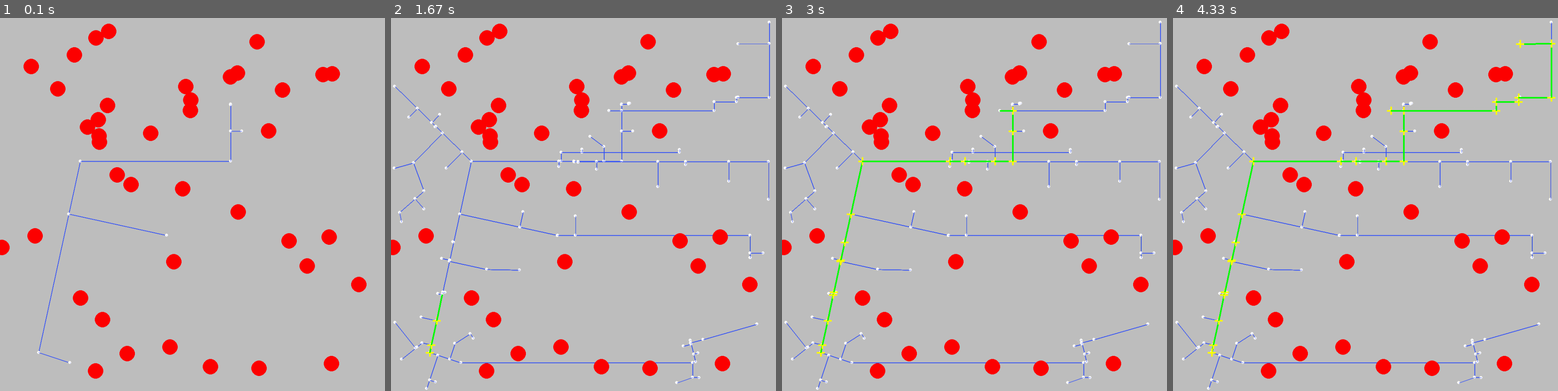
Above: before the commit, frames 1-4 (left to right).
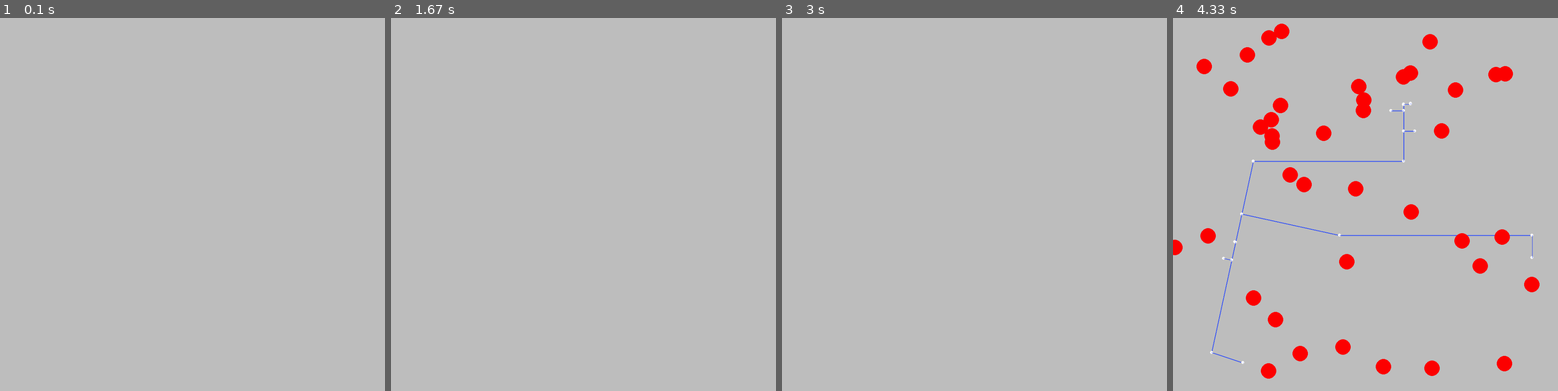
Above: after the commit, the same moments.

Repository: DoYouEvenStackSmash/planning-algorithms-exercises
Game: pygame game, started from src/ch5/random-dense-tree/triangle-driver.py
Same seed, same stepped clock (60 frames per second), same inputs: the game is played once before the commit and once after it.
Inputs:
- Up to frame 1 (0.1 s): no input
- Up to frame 2 (1.67 s): no input
- Up to frame 3 (3 s): no input
- Up to frame 4 (4.33 s): no input

The runs differ from the first frame. In frame 1, 5.5% of the frame differs, in the area x 0-96%, y 1-97%; in frame 2, 7.2%; in frame 3, 7.5%, in the area x 0-99%, y 0-100%; in frame 4, 2.3%.

Commit message:
moving some changes

Diff:
--- a/src/ch5/random-dense-tree/triangle-driver.py
+++ b/src/ch5/random-dense-tree/triangle-driver.py
@@ -298,7 +298,7 @@
             pafn.frame_draw_dot(screen, o_center, pafn.colors["red"], obs_rad, obs_rad)
 
         pygame.display.update()
-        time.sleep(0.01)
+        time.sleep(0.05)
         if target_pt == goal_pt:
             print("path found!")
             break
@@ -364,6 +364,7 @@
     screen = pafn.create_display(1000, 1000)
     pafn.clear_frame(screen)
     pygame.display.update()
+    time.sleep(3)
     # sequence_test(screen, pl)
     sequence_with_goal_test(screen, pl)
     # triangle_test(screen)
Renamed: src/ch5/2d-incremental-collision-checking/json-polygons/obstacle.json -> src/custom/collision-chain/obstacle.json
